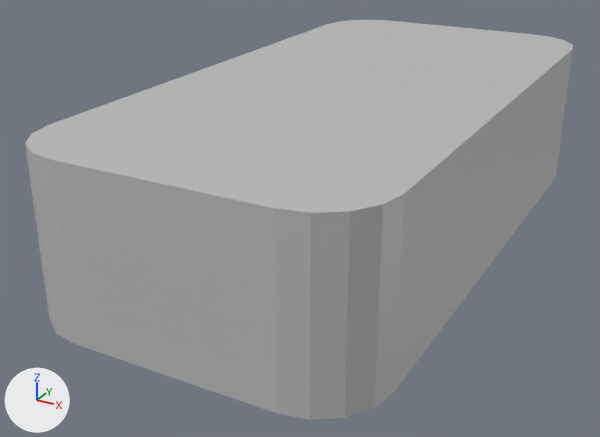
Before and after pictures for a commit that changed the Blender file blends/deck.blend.
Rendered twice from a camera (50 mm lens) standing at (1.09, -2.32, 1.15) and looking at (-0.11, -0.15, 0.07). Lighting does not change. The marker at lower left points along +X, +Y and +Z.
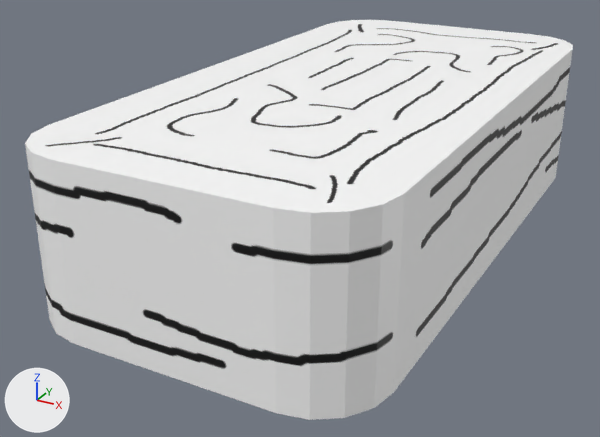
What differs and where, as boxes [x1, y1, x2, y2] in the pictures (600 x 437 px):
'Cube', surface changed (grey to white)
    both: [25, 20, 573, 420]

Edits to the bpy script that builds the scene:
```text
Add img_deck:
    img_deck = load_image('deck', 'deck.png', 1024, 1024, 'sRGB')
Change mat_deck:
    remove mat_deck.base_color = (0.5, 0.5, 0.5)  # grey #bcbcbc
    add mat_deck.texture = img_deck
```
